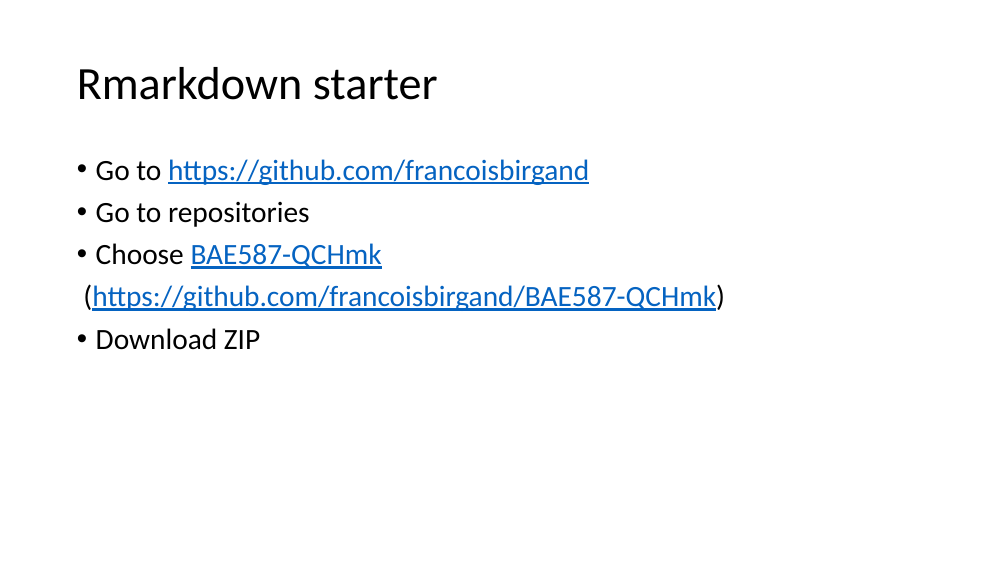
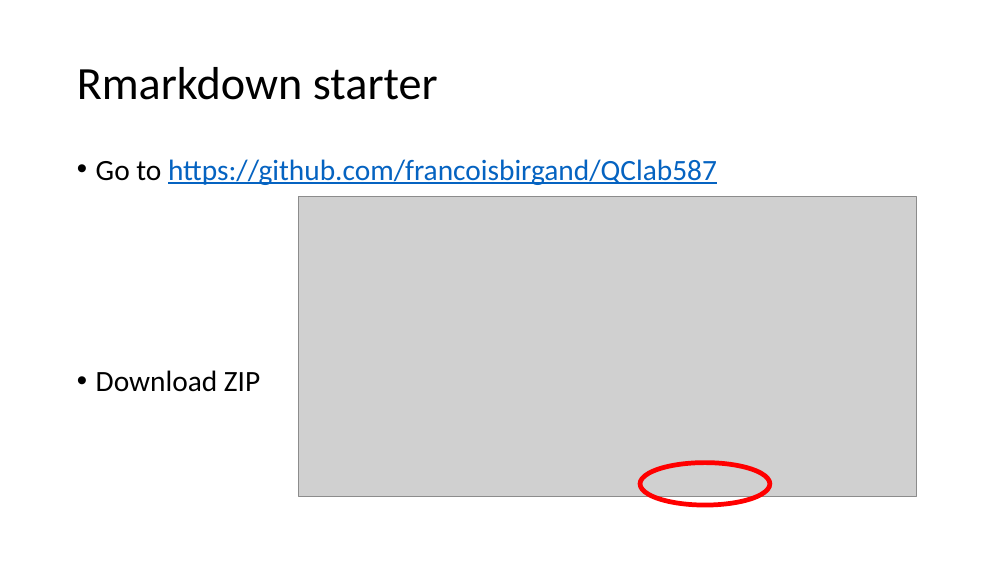
Before and after one commit to francoisbirgand/QClab587, a slide deck: slide 25 of BAE587-QCHmk5-usingR.pptx (slide 23 before the commit). Drawn at 1008x567 pixels with LibreOffice and Linux fonts; fonts in the diff are those of the drawing; grey boxes stand for pictures. Boxes give left, top, right and bottom in pixels: in the first picture for what was removed or moved away, otherwise in the second. Text is boxed around its words. In the diff, an @@ line names an element or a change of style, - is before the commit and + after.

```diff
--- a/BAE587-QCHmk5-usingR.pptx
+++ b/BAE587-QCHmk5-usingR.pptx
@@ text at bbox=[96, 159, 717, 185]: text changed @@
-• Go to https://github.com/francoisbirgand
-• Go to repositories
-• Choose BAE587-QCHmk
-(https://github.com/francoisbirgand/BAE587-QCHmk)
+• Go to https://github.com/francoisbirgand/QClab587
@@ picture added at bbox=[299, 197, 917, 497] @@
@@ ellipse added at bbox=[640, 463, 771, 505], outline #FF0000 4.5 pt @@
```
Also in this commit, not shown: 6 other slides changed, 3 slides added, 4 slides removed, 3 other files.
